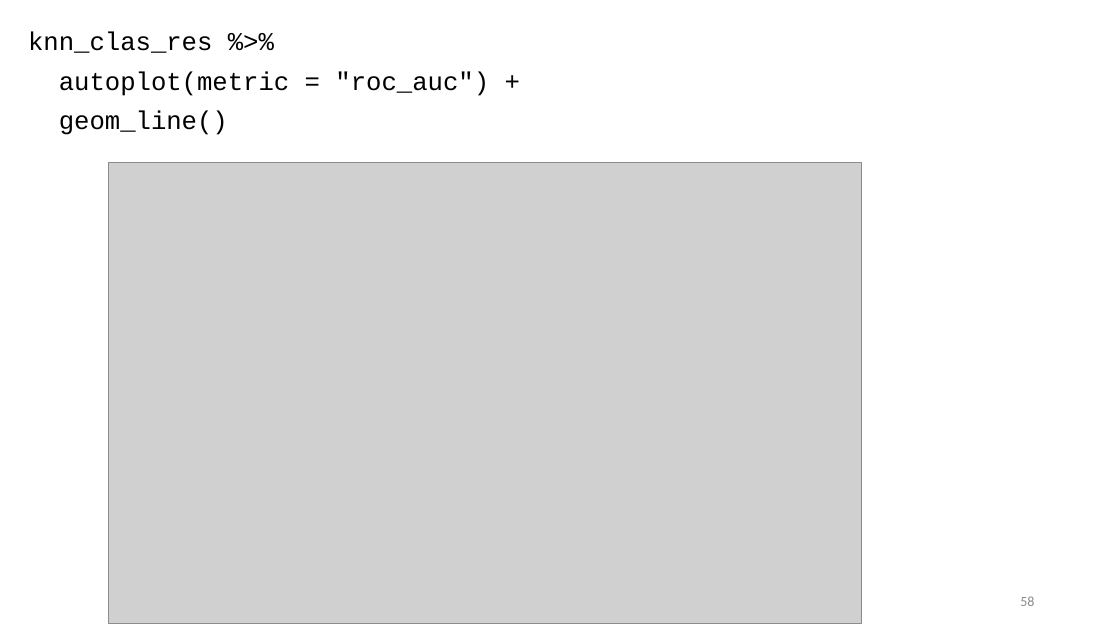
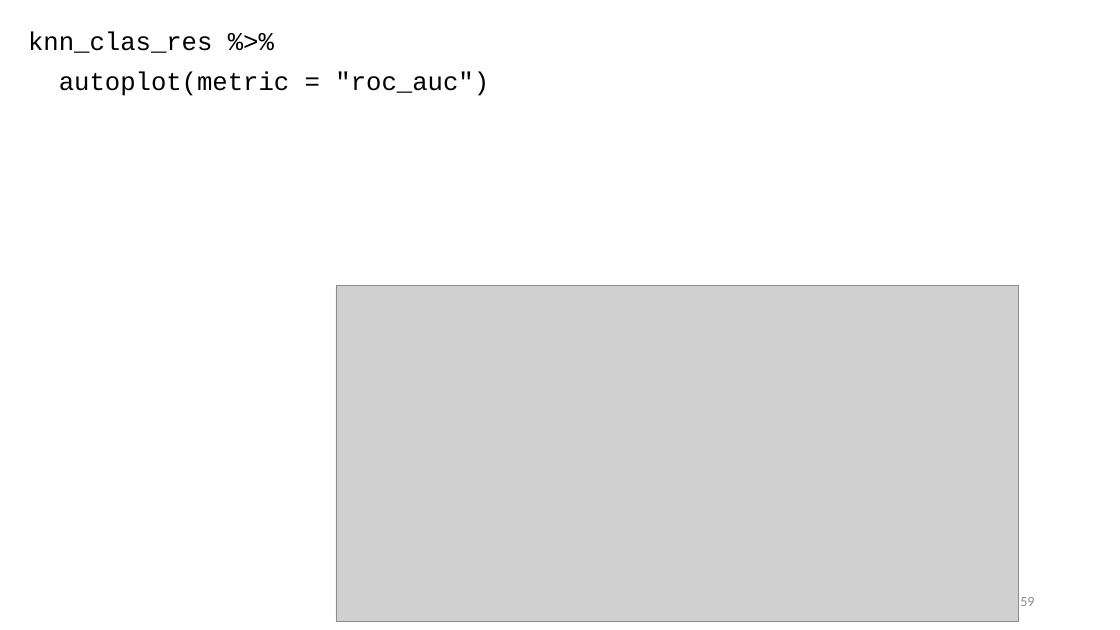
Before and after one commit to karlenaochoa/c4-ml-2020, a slide deck: slide 59 of slides/w6p1-knn/w6p1.pptx (slide 58 before the commit). Drawn at 1120x630 pixels with LibreOffice and Linux fonts; fonts in the diff are those of the drawing; grey boxes stand for pictures. Boxes give left, top, right and bottom in pixels: in the first picture for what was removed or moved away, otherwise in the second. Text is boxed around its words. In the diff, an @@ line names an element or a change of style, - is before the commit and + after.

```diff
--- a/slides/w6p1-knn/w6p1.pptx
+++ b/slides/w6p1-knn/w6p1.pptx
@@ text at [59, 71, 489, 96]: text changed @@
-autoplot(metric = "roc_auc") +
-geom_line()
+autoplot(metric = "roc_auc")
@@ picture removed at [108, 163, 862, 624] @@
@@ picture added at [336, 286, 1018, 622] @@
@@ page number at [1020, 597, 1034, 606]: text changed @@
-58
+59
```
Also in this commit, not shown: 19 other slides changed, 3 slides added, 1 other file.
